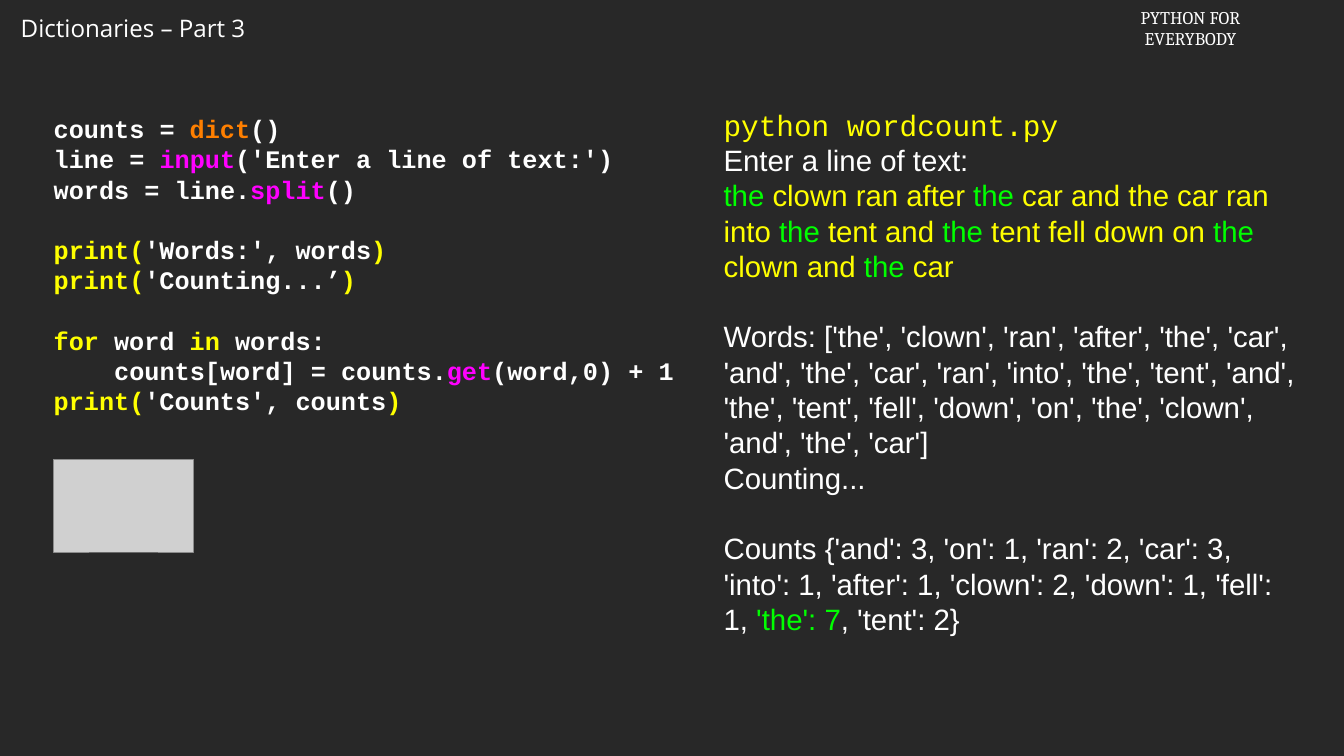
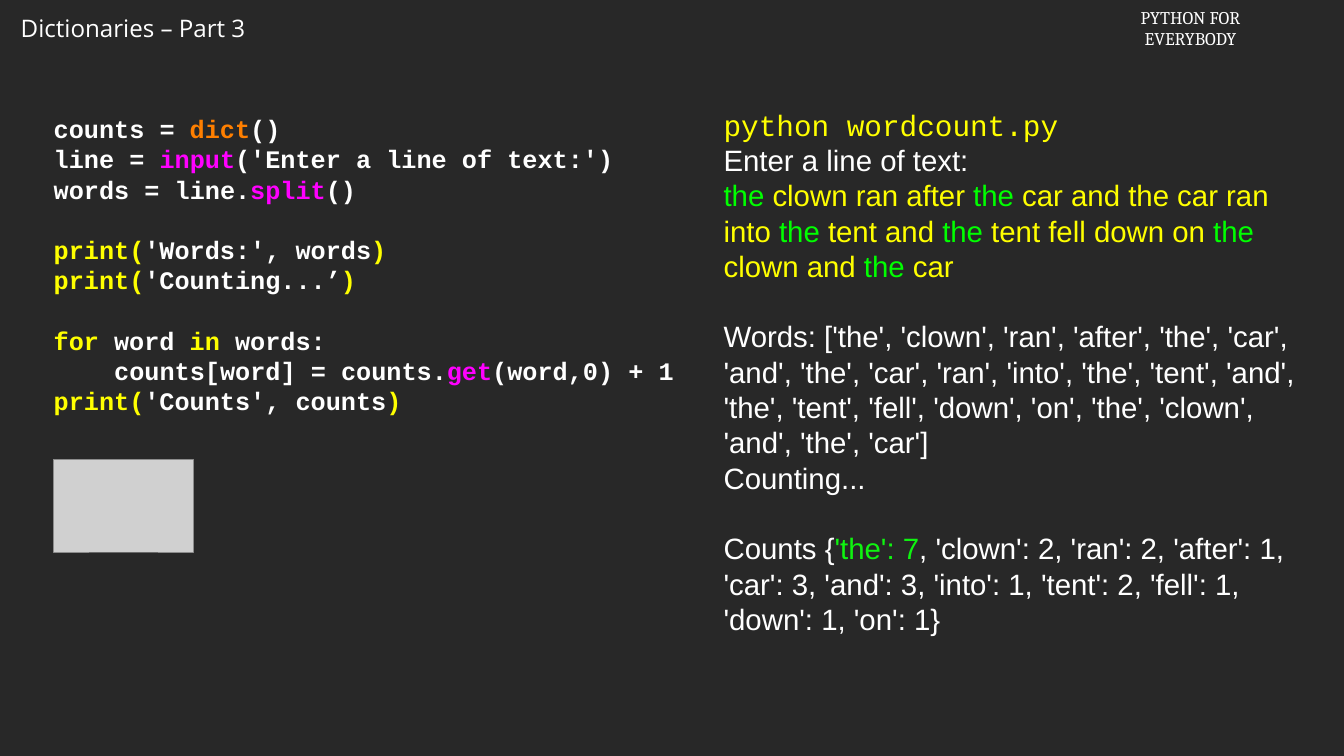
Before and after one commit to csev/py4e, a slide deck: slide 4 of cai/redo-2024/Slides/09-03-python4e.06.113016.pptx. Drawn at 1344x756 pixels with LibreOffice and Linux fonts; fonts in the diff are those of the drawing; grey boxes stand for pictures; background and template pictures are left out. Boxes give left, top, right and bottom in pixels: in the first picture for what was removed or moved away, otherwise in the second. Text is boxed around its words. In the diff, an @@ line names an element or a change of style, - is before the commit and + after.

```diff
--- a/cai/redo-2024/Slides/09-03-python4e.06.113016.pptx
+++ b/cai/redo-2024/Slides/09-03-python4e.06.113016.pptx
@@ text at (724,537,1284,636): text changed @@
-Counts {'and': 3, 'on': 1, 'ran': 2, 'car': 3, 'into': 1, 'after': 1, 'clown': 2, 'down': 1, 'fell': 1, 'the': 7, 'tent': 2}
+Counts {'the': 7, 'clown': 2, 'ran': 2, 'after': 1, 'car': 3, 'and': 3, 'into': 1, 'tent': 2, 'fell': 1, 'down': 1, 'on': 1}
```
Also in this commit, not shown: 4 other slides changed, 1 slide added, 1 slide removed, 6 other files.
